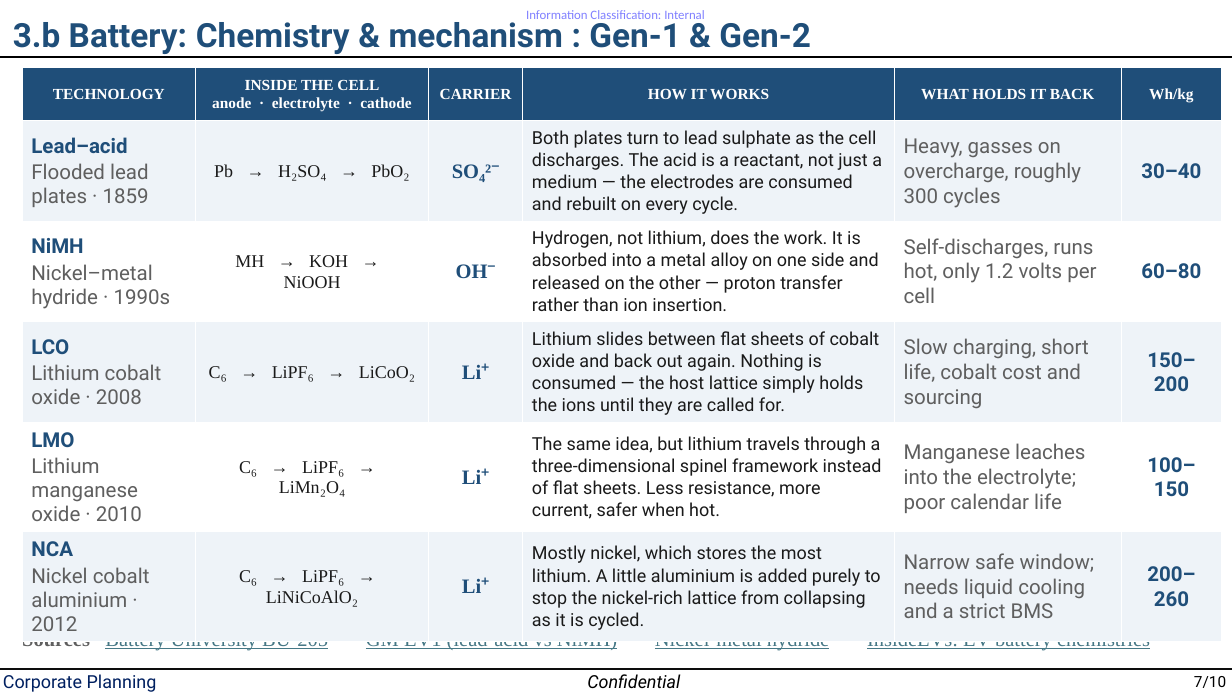
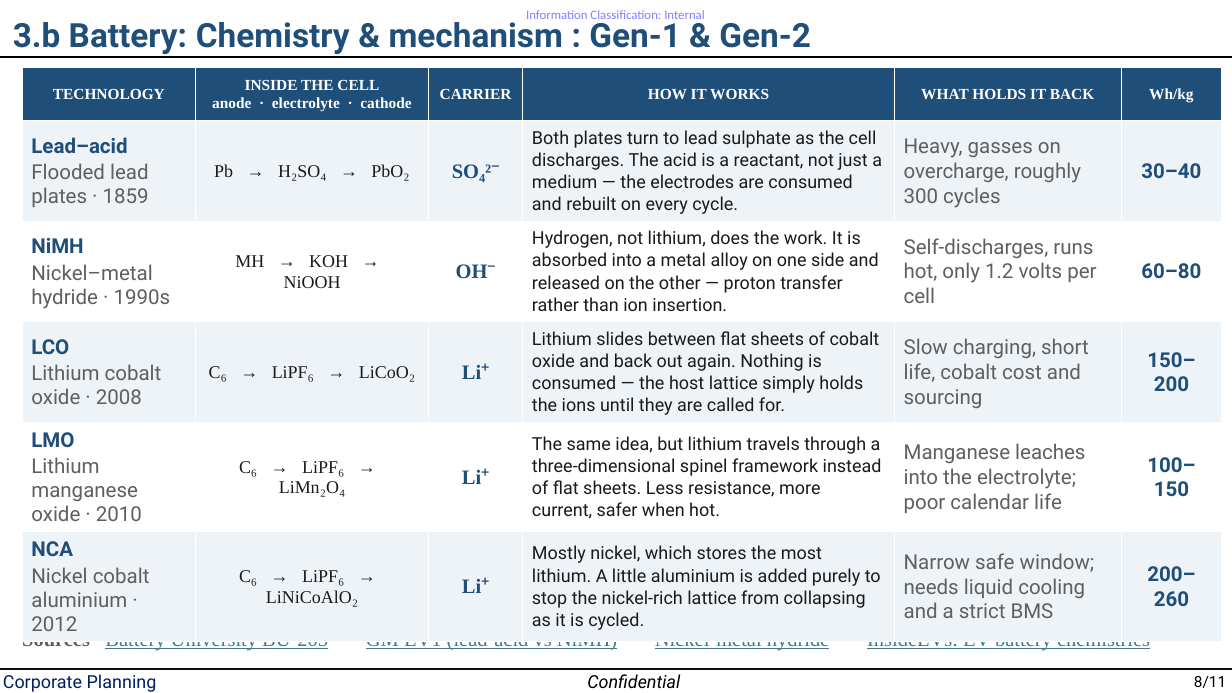
Before and after one commit to Crypto-ashish/ev, a slide deck: slide 9 of EV study.pptx (slide 8 before the commit). Drawn at 1232x693 pixels with LibreOffice and Linux fonts; fonts in the diff are those of the drawing. Boxes give left, top, right and bottom in pixels: in the first picture for what was removed or moved away, otherwise in the second. Text is boxed around its words. In the diff, an @@ line names an element or a change of style, - is before the commit and + after.

```diff
--- a/EV study.pptx
+++ b/EV study.pptx
@@ text at (x1=1194, y1=676, x2=1226, y2=688): text changed @@
-7/10
+8/11
```
Also in this commit, not shown: 9 other slides changed, 1 slide added.
